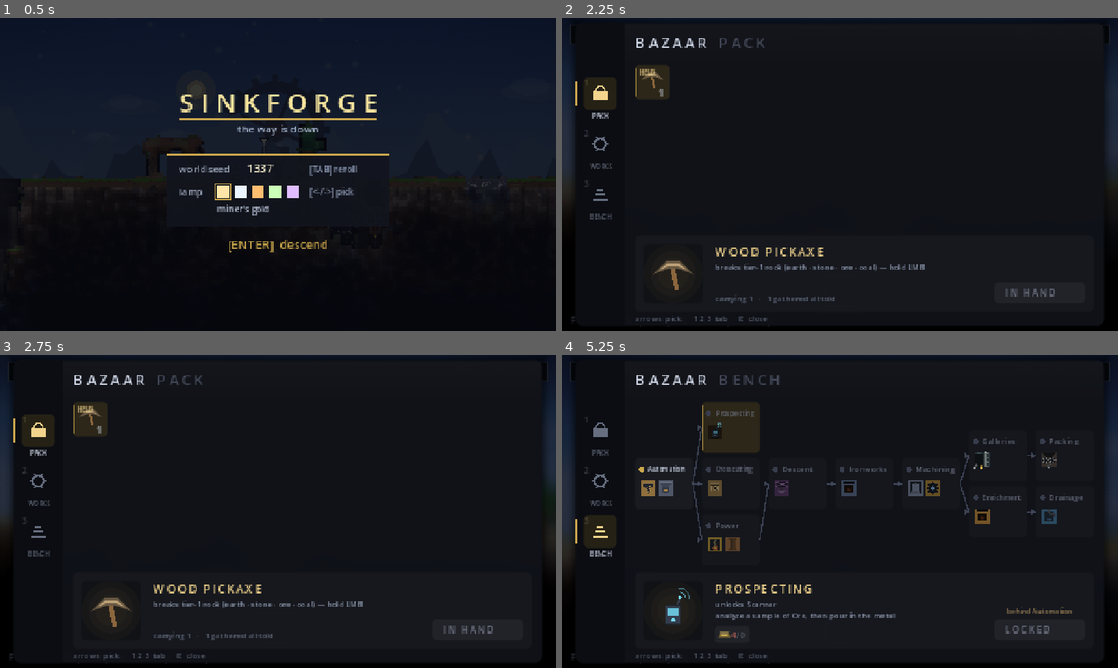
Above: before the commit, frames 1-4 (two rows, left to right).
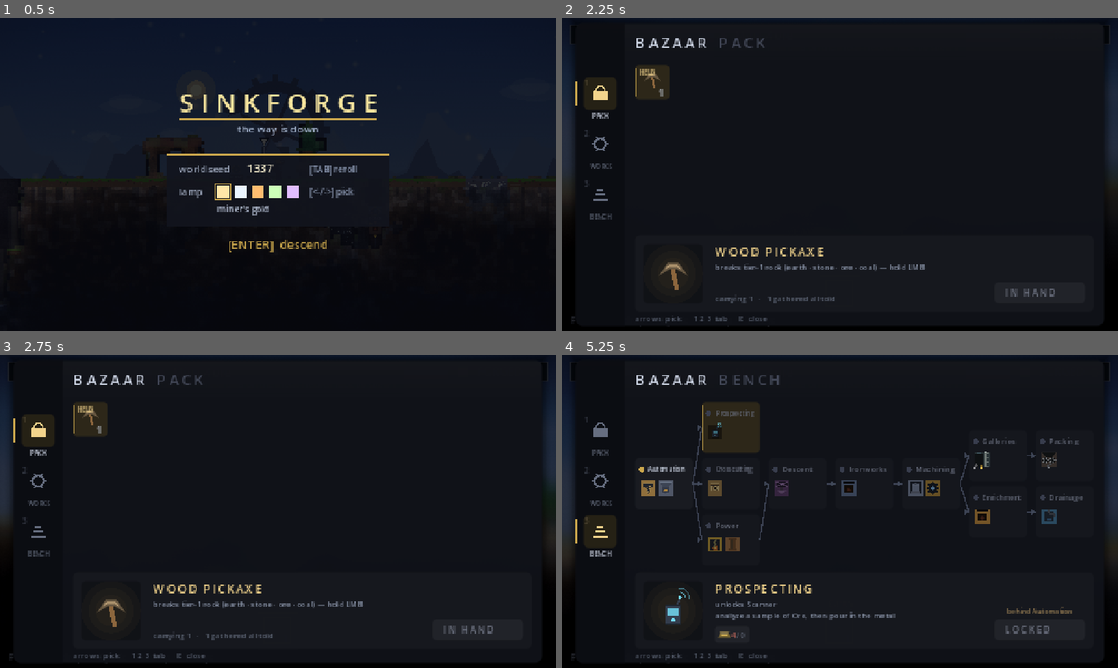
Above: after the commit, the same moments.

Repository: teohondascully/sinkforge
Game: Godot game, scene res://scenes/main.tscn
The game is run twice, just before and just after one commit, with the same random seed, the same clock (stepped at 60 frames per second) and the same inputs.
Inputs (mouse positions are in pixels of both pictures, inside the frame that each line leads up to):
- Up to frame 1 (0.5 s): no input
- Up to frame 2 (2.25 s): tap Enter at 0.5 s; move the mouse to (962, 158) at 0.52 s; hold D (sf_right) 0.53-1.25 s; right-click (962, 158) at 0.6 s; click (962, 158) at 0.67 s; tap Space (sf_jump) at 0.77, 1.07 s; drag from (728, 190) to (812, 237) at 1.27 s; move the mouse to (895, 105) at 2.02 s; hold D (sf_right) from 2.03 s (still down); tap E (sf_craft) at 2.1 s
- Up to frame 3 (2.75 s): keep holding D (sf_right)
- Up to frame 4 (5.25 s): release D (sf_right) at 2.75 s; tap Space (sf_jump) at 2.75, 3.77, 4.07, 5 s; drag from (812, 574) to (673, 464) at 2.77 s; move the mouse to (1006, 558) at 3.52 s; hold A (sf_left) 3.53-4.25 s; tap Mouse wheel up (sf_cycle_prev) at 3.6 s; tap Enter at 4.25 s; drag from (673, 464) to (756, 433) at 4.27 s; move the mouse to (867, 511) at 5.02 s; hold S (sf_down) from 5.03 s (still down); tap Q (sf_drop) at 5.1 s; click (867, 511) at 5.17 s

Frame 1 is identical in both runs. In frame 2, 0.2% of the frame differs, in the area x 14-24%, y 17-83%; in frame 3, 0.2%; in frame 4, less than 0.1%.

Commit message:
fix(icons): what the layer found on its first run — and a skip that read as a pass
check_item_reads went green on the carried ground it was written for and then
failed on two pairs nobody had suspected, which is the whole reason to render
and measure rather than to look and be satisfied.

  ore / rich_ore                IoU 1.00, dE 4.4
  stone_pickaxe / iron_pickaxe  IoU 1.00, dE 8.6

Both were deliberate. rich_ore's own comment read "the same rough nugget,
crowded with brighter white-gold flecks: quality READS." It does not read: the
flecks are interior detail and a hotbar cell throws interior detail away, so
the two share a silhouette in a colour 4.4 apart. Rich ore is the only quality
axis in the game — 1 rich to 2 ingots against ore's 2 to 1 — so it now
crystallises, with spurs that break the outline where more flecks could not.

The three pickaxes were one glyph in three tints. A tier is not decoration; the
iron head is what gets you into deepslate. The head now grows with the tier:
wood is barely a wedge lashed on, stone is broad and blunt, iron is long and
swept with points above the shoulder.

AND THE LAYER ITSELF WAS LYING ABOUT SKIPPING. Its headless path printed "SKIP"
and exited 0, because quit() sets the code and leaves at the end of the frame,
so _initialize()'s later quit(0) overwrote quit(SKIP). The runner reads the
exact code, so a layer that announced in its own output that it had not run
would have been counted a PASS — the precise defect the three-state runner
exists to prevent, reintroduced one level up in a layer that skips by design.
Caught only by expecting 42 and getting 0.

Verified windowed: 25 items, 300 pairs, 0 sharing both an outline and a colour.
stone/sealrock sits at IoU 1.00 and passes, which is the disjunction working —
sealrock keeps the block because it is one, and its colour separates it by dE 24.

Mutation: put all six carried materials back through _item_block and it goes
red naming all four historical collisions (stone/gravel, gravel/shale,
shale/deepslate, deepslate/sealrock, every one at IoU 1.00 under dE 7.5).

Diff:
--- a/scenes/visuals.gd
+++ b/scenes/visuals.gd
@@ -617,11 +617,11 @@
 		&"sapling":
 			_item_sapling(canvas, center, size)
 		&"wood_pickaxe":
-			_item_pickaxe(canvas, center, size, Color(0.55, 0.40, 0.24), Color(0.74, 0.63, 0.47))
+			_item_pickaxe(canvas, center, size, Color(0.55, 0.40, 0.24), Color(0.74, 0.63, 0.47), 0)
 		&"stone_pickaxe":
-			_item_pickaxe(canvas, center, size, Color(0.50, 0.37, 0.23), Color(0.60, 0.64, 0.71))
+			_item_pickaxe(canvas, center, size, Color(0.50, 0.37, 0.23), Color(0.60, 0.64, 0.71), 1)
 		&"iron_pickaxe":
-			_item_pickaxe(canvas, center, size, Color(0.42, 0.32, 0.22), Color(0.80, 0.84, 0.94))
+			_item_pickaxe(canvas, center, size, Color(0.42, 0.32, 0.22), Color(0.80, 0.84, 0.94), 2)
 		&"wood_axe":
 			_item_axe(canvas, center, size, Color(0.55, 0.40, 0.24), Color(0.64, 0.67, 0.73))
 		&"broad_bit", &"sinker_bit", &"lance_bit", &"wedge_bit":
@@ -765,10 +765,20 @@
 		canvas.draw_circle(c + crumb * size, size * 0.045, col.darkened(0.18))
 
 
-## RICH ORE (#48) — the same rough nugget, crowded with brighter white-gold flecks: quality READS.
+## RICH ORE (#48) — a nugget the ore has CRYSTALLISED out of, spurs breaking the outline.
+##
+## This used to be "the same rough nugget, crowded with brighter flecks: quality READS." It did not read.
+## check_item_reads measured ore against rich_ore at IoU 1.00 and dE 4.4 — the identical silhouette in an
+## indistinguishable colour, because both used this exact polygon and the flecks are interior detail that
+## a hotbar cell throws away. Rich ore is the only quality axis in the game (1 rich → 2 ingots against
+## ore's 2 → 1, a fourfold difference), so it is worth a shape of its own: the same body, with crystal
+## spurs growing off it, which breaks the outline where more flecks could not.
 static func _item_rich_ore(canvas: CanvasItem, c: Vector2, size: float) -> void:
-	_poly(canvas, c, size, [Vector2(-0.34, -0.06), Vector2(-0.10, -0.34), Vector2(0.28, -0.24),
-		Vector2(0.36, 0.14), Vector2(0.06, 0.34), Vector2(-0.30, 0.22)], Color(0.40, 0.40, 0.46))
+	_poly(canvas, c, size, [
+		Vector2(-0.34, 0.02), Vector2(-0.22, -0.16), Vector2(-0.30, -0.46),   # spur, up and left
+		Vector2(-0.06, -0.22), Vector2(0.10, -0.48),                          # the tall one
+		Vector2(0.22, -0.18), Vector2(0.42, -0.04), Vector2(0.30, 0.16),
+		Vector2(0.34, 0.36), Vector2(0.08, 0.26), Vector2(-0.18, 0.32)], Color(0.40, 0.40, 0.46))
 	for f: Vector2 in [Vector2(-0.14, 0.00), Vector2(0.10, -0.14), Vector2(0.20, 0.10),
 			Vector2(-0.02, 0.20), Vector2(-0.04, -0.20)]:
 		canvas.draw_circle(c + f * size, size * 0.06, Color(1.0, 0.86, 0.46))
@@ -892,11 +902,29 @@
 
 ## PICKAXE — a wood handle with a curved double-pointed head at the top (points sweeping down-and-out).
 ## `handle`/`head` colours let one drawer serve the wood pick and the grey stone pick.
-static func _item_pickaxe(canvas: CanvasItem, c: Vector2, size: float, handle: Color, head: Color) -> void:
+## `tier` shapes the HEAD, and it has to, because the three pickaxes were one silhouette in three tints and
+## two of those tints are dE 8.6 apart — check_item_reads found stone/iron at IoU 1.00. A tool tier is not
+## decoration: the iron head is what lets you into deepslate, and "which pick am I holding" was being
+## answered by a grey that is a coin-flip at hotbar size. So the head grows with the tier — a wooden pick is
+## barely more than a wedge lashed on, stone is broad and blunt, iron is long and swept and comes to points
+## that rise above the shoulder.
+static func _item_pickaxe(canvas: CanvasItem, c: Vector2, size: float, handle: Color, head: Color,
+		tier: int = 1) -> void:
 	canvas.draw_line(c + Vector2(size * 0.10, size * 0.42), c + Vector2(-0.02 * size, -0.16 * size),
 		handle, maxf(1.5, size * 0.12))                              # the shaft
-	_poly(canvas, c, size, [Vector2(-0.44, -0.04), Vector2(-0.16, -0.30), Vector2(0.16, -0.30),
-		Vector2(0.44, -0.04), Vector2(0.12, -0.16), Vector2(-0.12, -0.16)], head)   # the curved head
+	var pts: Array
+	match tier:
+		0:                                                           # WOOD — a short blunt head
+			pts = [Vector2(-0.30, -0.02), Vector2(-0.12, -0.26), Vector2(0.12, -0.26),
+				Vector2(0.30, -0.02), Vector2(0.10, -0.14), Vector2(-0.10, -0.14)]
+		2:                                                           # IRON — long, swept, pointed
+			pts = [Vector2(-0.52, -0.20), Vector2(-0.22, -0.36), Vector2(0.22, -0.36),
+				Vector2(0.52, -0.20), Vector2(0.38, -0.04), Vector2(0.12, -0.20),
+				Vector2(-0.12, -0.20), Vector2(-0.38, -0.04)]
+		_:                                                           # STONE — broad and chunky
+			pts = [Vector2(-0.44, -0.04), Vector2(-0.16, -0.30), Vector2(0.16, -0.30),
+				Vector2(0.44, -0.04), Vector2(0.12, -0.16), Vector2(-0.12, -0.16)]
+	_poly(canvas, c, size, pts, head)
 
 
 ## AXE — a wood handle with a fanned blade on the upper right + a bright cutting edge.
--- a/tools/check_item_reads.gd
+++ b/tools/check_item_reads.gd
@@ -47,6 +47,7 @@
 const SKIP: int = 42            ## the runner's "I did not run" code
 
 var _fails: int = 0
+var _skipped: bool = false
 
 
 ## An inner class is its own scope and cannot see this script's constants, so the geometry is handed to it
@@ -71,6 +72,12 @@
 func _initialize() -> void:
 	print("== can you tell what you are holding ==")
 	await _run()
+	# quit() sets the exit code and leaves at the end of the frame, so a SECOND quit overwrites the first.
+	# Without this guard the skip below returned 0, and the runner reads the exact code — so a layer that
+	# announced "I did not run" in its own output was counted as a PASS, which is the precise defect the
+	# three-state runner exists to prevent. Caught by expecting 42 and getting 0.
+	if _skipped:
+		return
 	if _fails == 0:
 		print("check_item_reads: PASS — no two items wear the same icon")
 		quit(0)
@@ -82,6 +89,7 @@
 func _run() -> void:
 	if DisplayServer.get_name() == "headless":
 		print("check_item_reads: SKIP — no rendering device, and comparing blank images would pass.")
+		_skipped = true
 		quit(SKIP)
 		return
 
